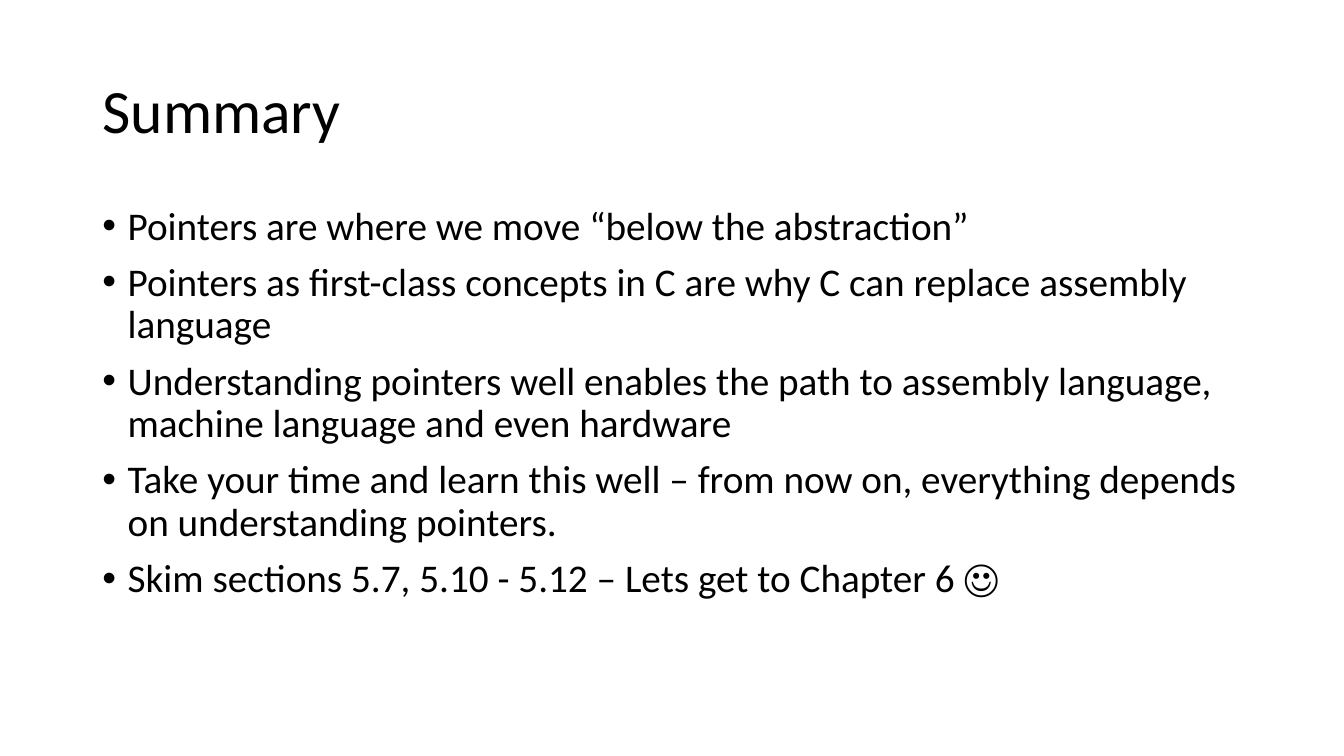
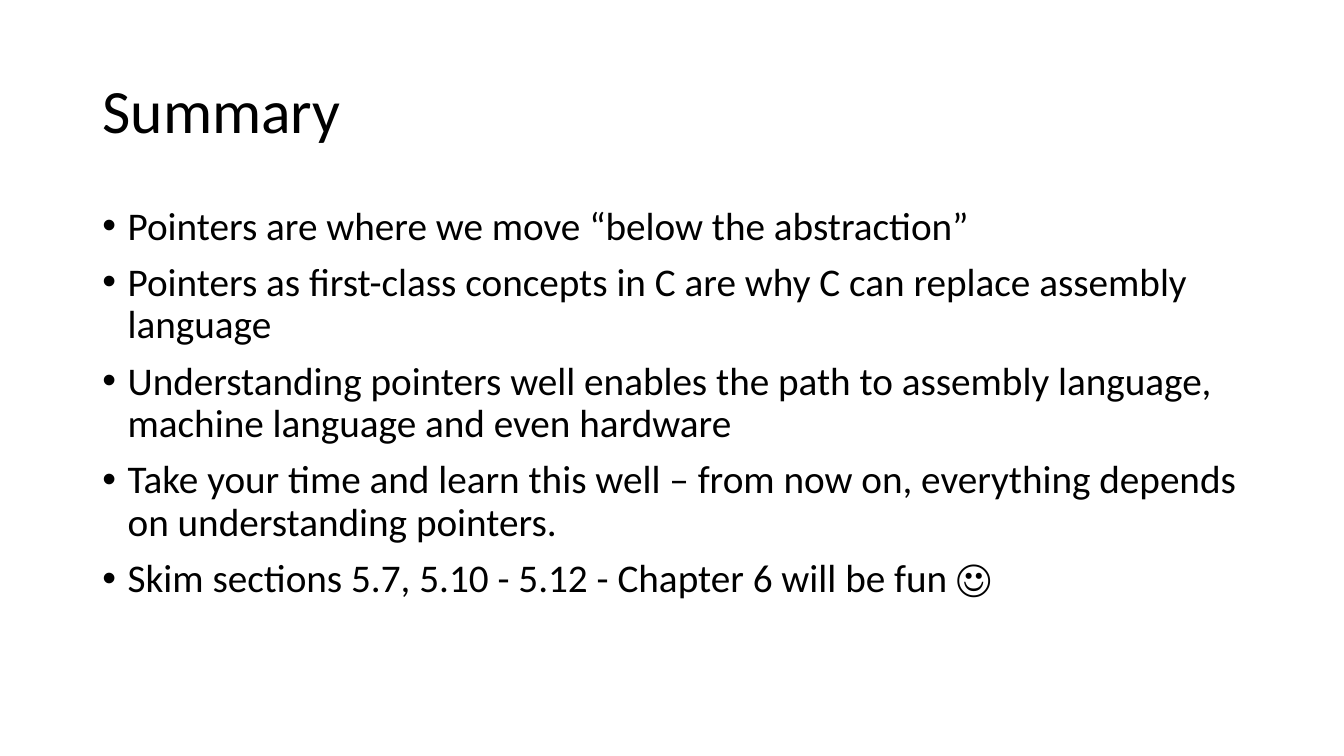
Before and after one commit to csev/cc4e, a slide deck: slide 16 of lectures/KR-5.pptx (slide 12 before the commit). Drawn at 1344x756 pixels with LibreOffice and Linux fonts; fonts in the diff are those of the drawing. Boxes give left, top, right and bottom in pixels: in the first picture for what was removed or moved away, otherwise in the second. Text is boxed around its words. In the diff, an @@ line names an element or a change of style, - is before the commit and + after.

```diff
--- a/lectures/KR-5.pptx
+++ b/lectures/KR-5.pptx
@@ text at box(128, 564, 947, 599): text changed @@
-• Skim sections 5.7, 5.10 - 5.12 – Lets get to Chapter 6 ☺
+• Skim sections 5.7, 5.10 - 5.12 - Chapter 6 will be fun ☺
```
Also in this commit, not shown: 3 other slides changed, 5 slides added, 1 slide removed, 2 other files.
